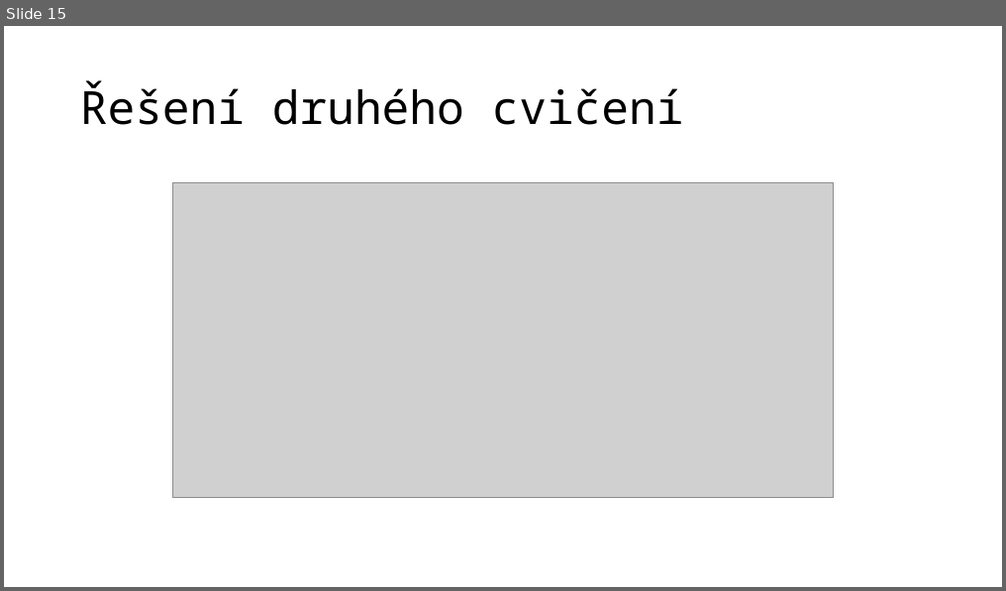
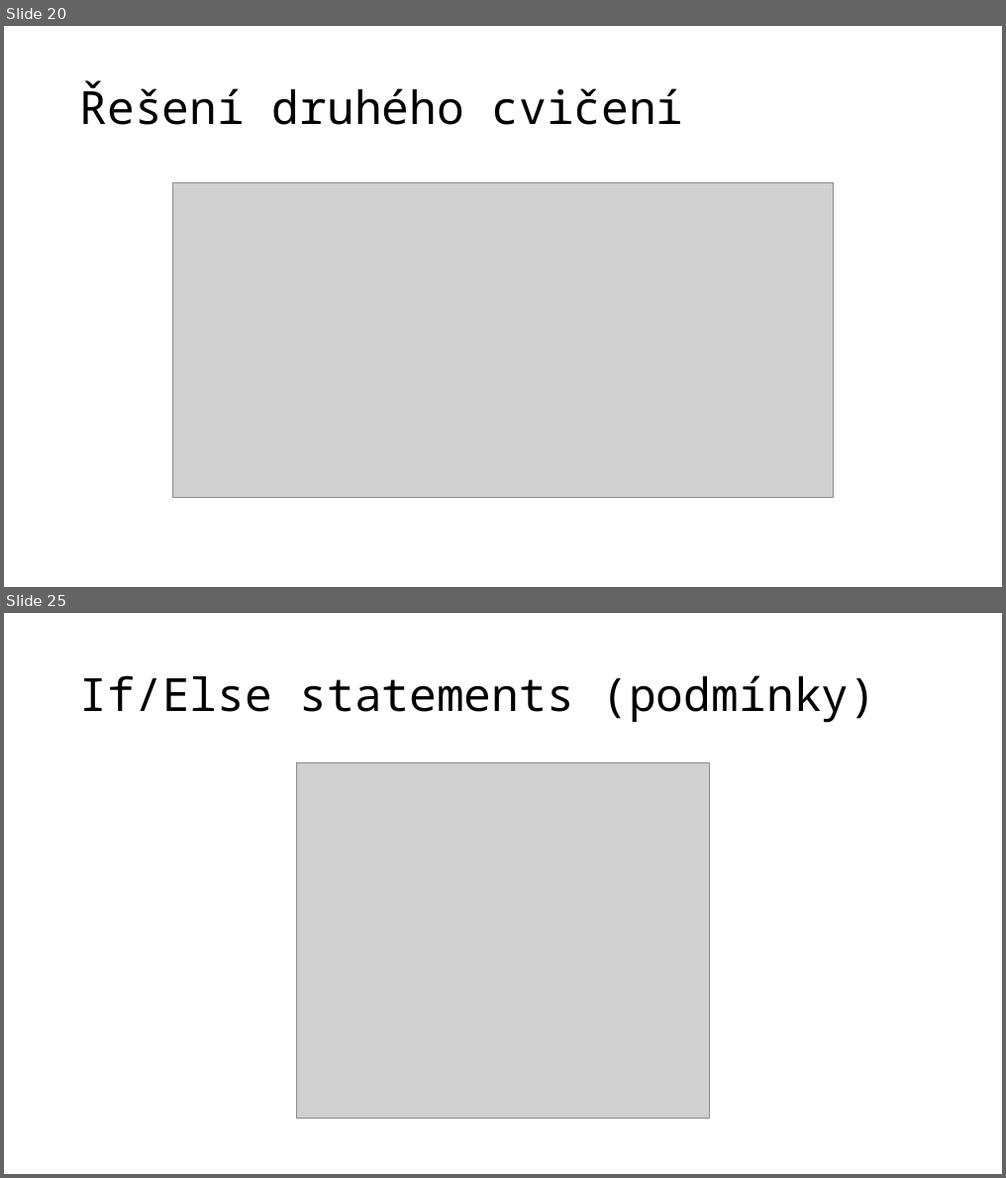
Before and after one commit to jaywor1/scratch, a slide deck: Blokové programování2.pptx. Shown one above the other, each under a label of ours: slide 15 before the commit, slides 20 and 25 after it; the slides between them are not shown. The pictures are 1006x591 and 1006x1178 pixels, drawn with LibreOffice and Linux fonts; fonts in the diff are those of the drawing; grey boxes stand for pictures. Boxes give left, top, right and bottom in pixels: in the first picture for what was removed or moved away, otherwise in the second. Text is boxed around its words. In the diff, an @@ line names an element or a change of style, - is before the commit and + after.

```diff
--- a/Blokové programování2.pptx
+++ b/Blokové programování2.pptx
@@ slide 25 added at <box>4,613,1002,1174</box>, background #FFFFFF @@
@@ title added at <box>80,675,876,723</box>, 44 pt, text #000000 @@
+If/Else statements (podmínky)
@@ picture added at <box>297,762,710,1119</box> @@
@@ what was slide 15 is now slide 20 @@
```
Also in this commit, not shown: 22 other slides added, 3 slides removed.
